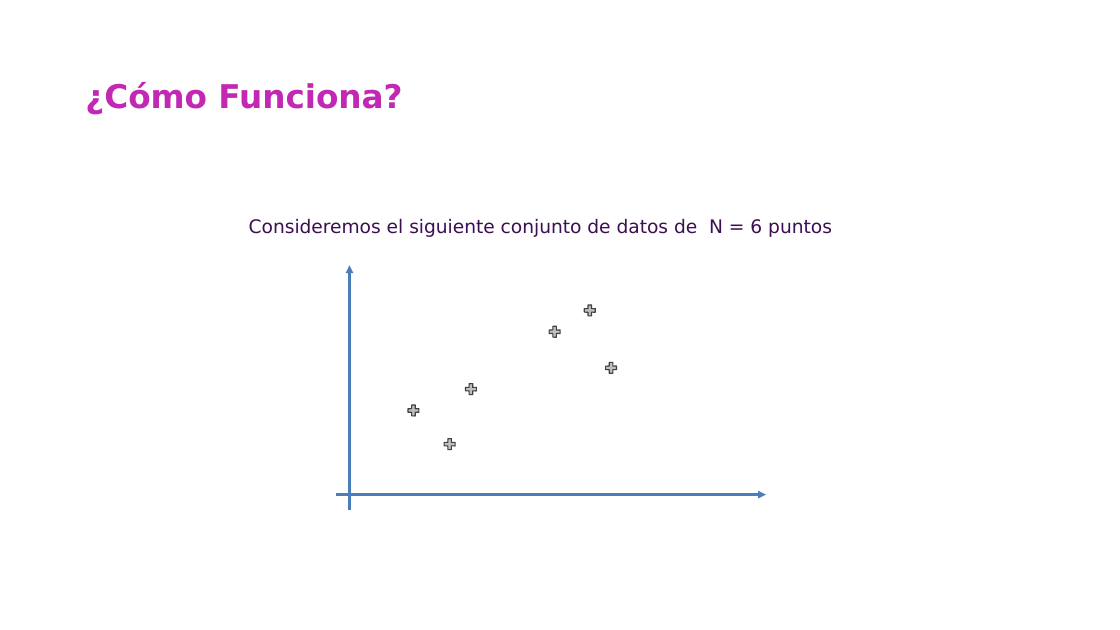
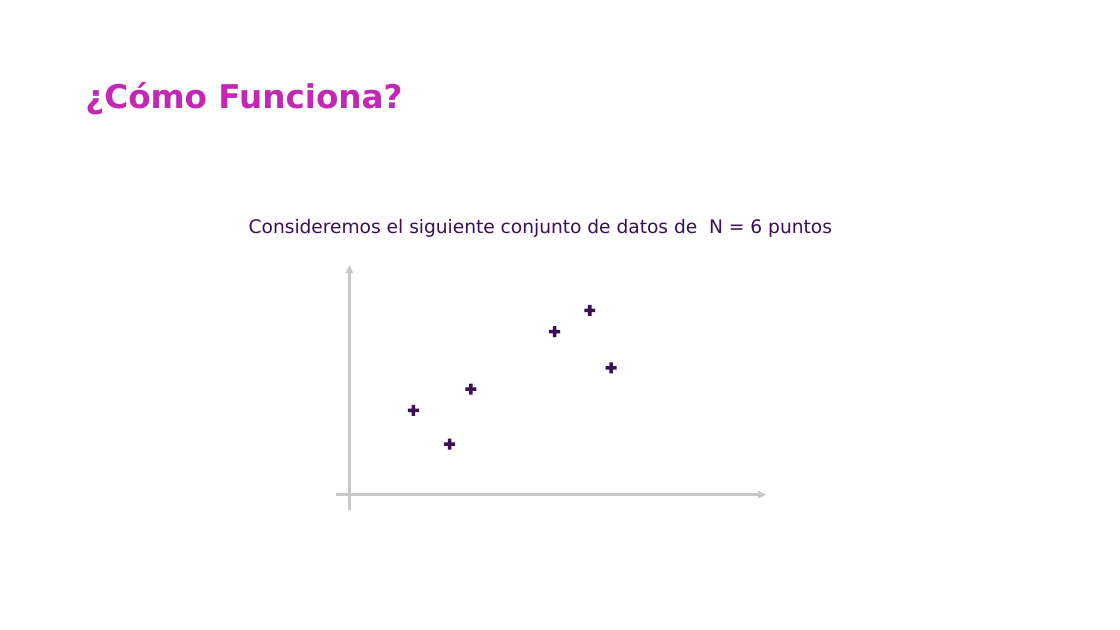
Before and after one commit to csameshiman/Axity_Curso_ML_2023, a slide deck: slide 9 of Diapositivas/Parte 04.Clustering/04_02_Hierarchical_Clustering.pptx (slide 10 before the commit). Drawn at 1120x630 pixels with LibreOffice and Linux fonts; fonts in the diff are those of the drawing; background and template pictures are left out. Boxes give left, top, right and bottom in pixels: in the first picture for what was removed or moved away, otherwise in the second. Text is boxed around its words. In the diff, an @@ line names an element or a change of style, - is before the commit and + after.

```diff
--- a/Diapositivas/Parte 04.Clustering/04_02_Hierarchical_Clustering.pptx
+++ b/Diapositivas/Parte 04.Clustering/04_02_Hierarchical_Clustering.pptx
@@ arrow (350, 511) - (350, 266): stroke #4A7EBB 2.25 pt to #C8C9C7 2.25 pt @@
@@ fill #BFBFBF to #3C1053; outline #404040 1 pt to none in 6 elements at (x1=604, y1=361, x2=618, y2=375), (x1=406, y1=404, x2=421, y2=418), (x1=442, y1=437, x2=457, y2=452), (x1=464, y1=382, x2=478, y2=396), (x1=547, y1=325, x2=562, y2=339), (x1=583, y1=303, x2=597, y2=317) @@
@@ arrow (336, 495) - (766, 495): stroke #4A7EBB 2.25 pt to #C8C9C7 2.25 pt @@
```
Also in this commit, not shown: 10 other slides changed, 5 slides removed.
